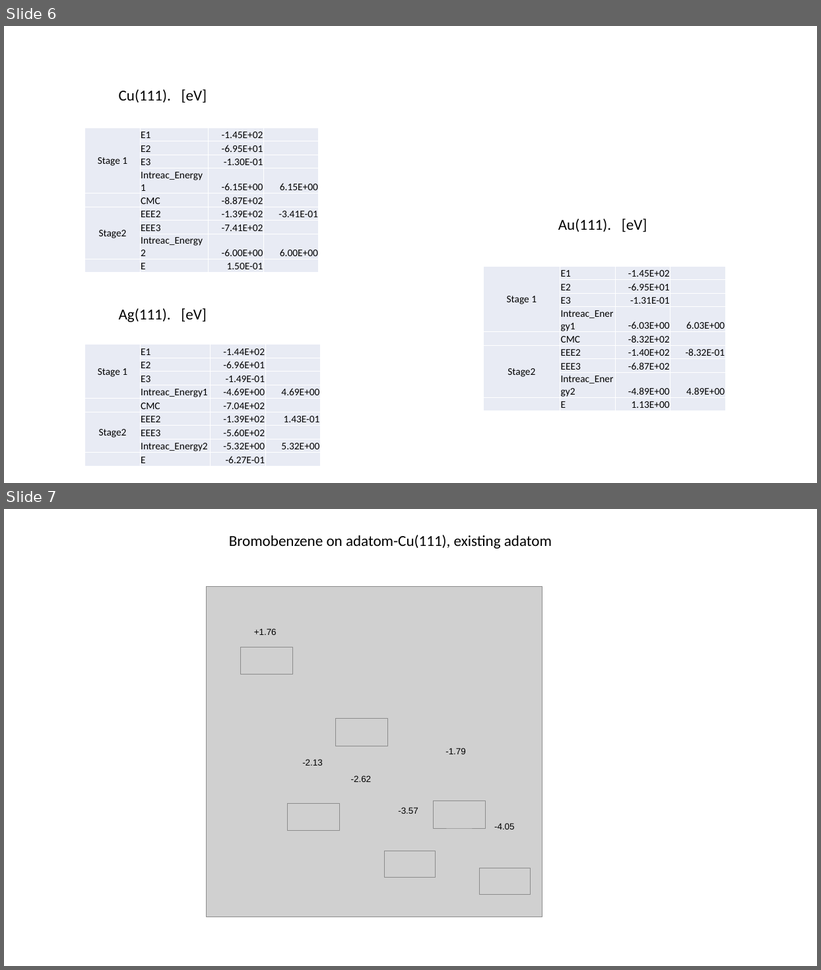
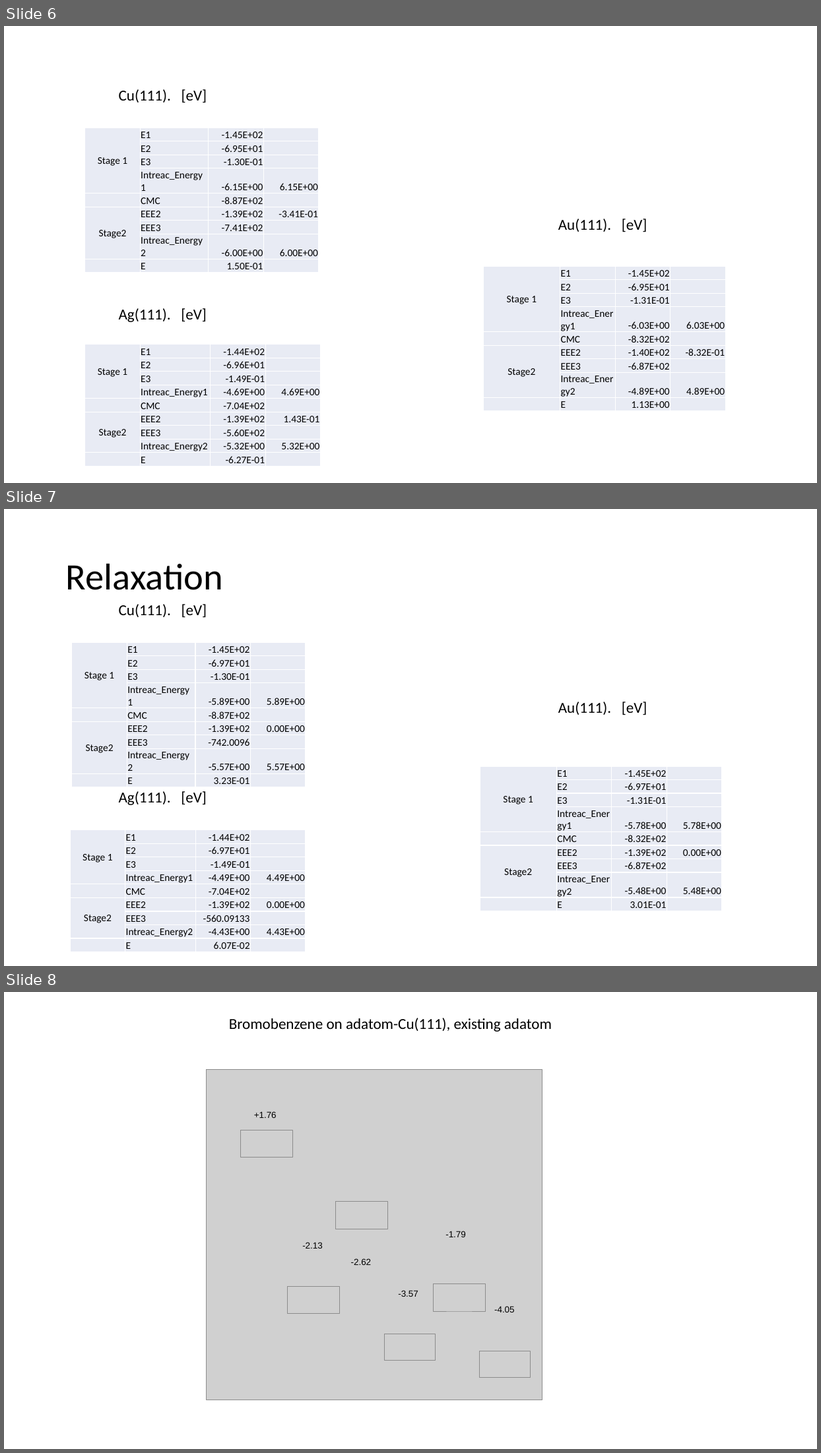
Before and after one commit to rzk1/ullmann, a slide deck: EnergyFile.pptx. Shown one above the other, each under a label of ours: slides 6 and 7 before the commit, slides 6, 7 and 8 after it. The pictures are 821x970 and 821x1453 pixels, drawn with LibreOffice and Linux fonts; fonts in the diff are those of the drawing; grey boxes stand for pictures. Boxes give left, top, right and bottom in pixels: in the first picture for what was removed or moved away, otherwise in the second. Text is boxed around its words. In the diff, an @@ line names an element or a change of style, - is before the commit and + after.

Commit message:
relaxation_E_interaction

```diff
--- a/EnergyFile.pptx
+++ b/EnergyFile.pptx
@@ slide 7 added at (x1=4, y1=509, x2=817, y2=966), background #FFFFFF @@
@@ title added at (x1=66, y1=563, x2=223, y2=590), 44 pt, text #000000 @@
+Relaxation
@@ text added at (x1=119, y1=604, x2=207, y2=617), 18 pt, text #000000 @@
+Cu(111). [eV]
@@ table added at (x1=72, y1=642, x2=305, y2=940), 9 rows, 4 columns @@
+Stage 1 | E1 | -1.45E+02 | 
+ | E2 | -6.97E+01 | 
+ | E3 | -1.30E-01 | 
+ | Intreac_Energy1 | -5.89E+00 | 5.89E+00
+ | CMC | -8.87E+02 | 
+Stage2 | EEE2 | -1.39E+02 | 0.00E+00
+ | EEE3 | -742.0096 | 
+ | Intreac_Energy2 | -5.57E+00 | 5.57E+00
+ | E | 3.23E-01 | 
@@ text added at (x1=558, y1=702, x2=648, y2=715), 18 pt, text #000000 @@
+Au(111). [eV]
@@ table added at (x1=480, y1=766, x2=721, y2=912), 9 rows, 4 columns @@
+Stage 1 | E1 | -1.45E+02 | 
+ | E2 | -6.97E+01 | 
+ | E3 | -1.31E-01 | 
+ | Intreac_Energy1 | -5.78E+00 | 5.78E+00
+ | CMC | -8.32E+02 | 
+Stage2 | EEE2 | -1.39E+02 | 0.00E+00
+ | EEE3 | -6.87E+02 | 
+ | Intreac_Energy2 | -5.48E+00 | 5.48E+00
+ | E | 3.01E-01 | 
@@ text added at (x1=119, y1=791, x2=207, y2=805), 18 pt, text #000000 @@
+Ag(111). [eV]
@@ table added at (x1=71, y1=830, x2=306, y2=953), 9 rows, 4 columns @@
+Stage 1 | E1 | -1.44E+02 | 
+ | E2 | -6.97E+01 | 
+ | E3 | -1.49E-01 | 
+ | Intreac_Energy1 | -4.49E+00 | 4.49E+00
+ | CMC | -7.04E+02 | 
+Stage2 | EEE2 | -1.39E+02 | 0.00E+00
+ | EEE3 | -560.09133 | 
+ | Intreac_Energy2 | -4.43E+00 | 4.43E+00
+ | E | 6.07E-02 | 
@@ what was slide 7 is now slide 8 @@
```
